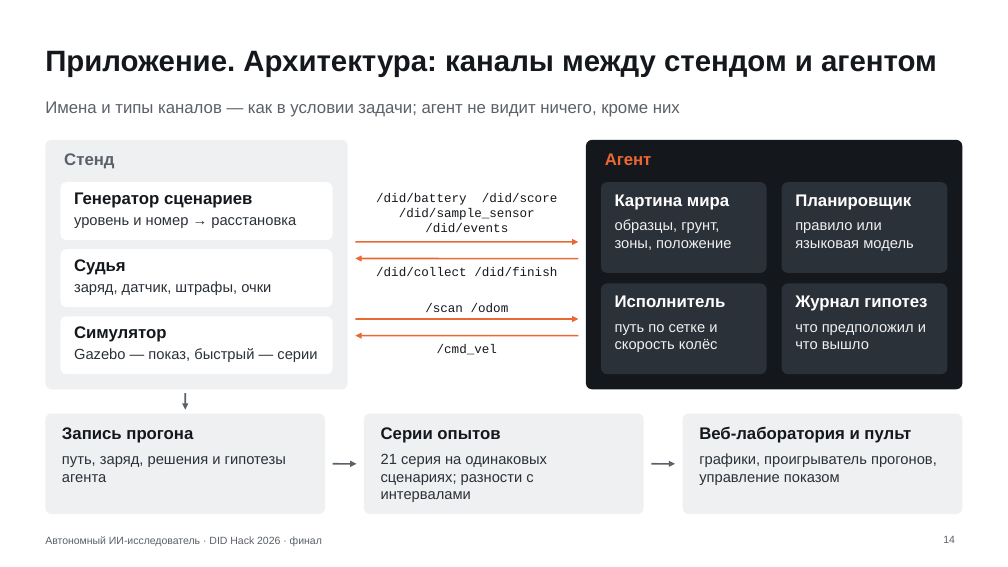
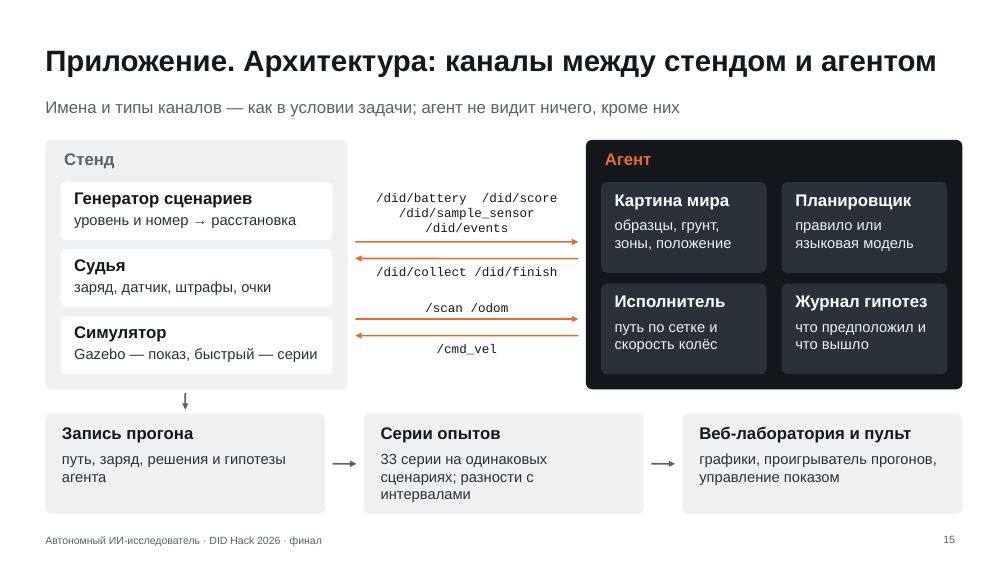
Before and after one commit to Mput13/did-hack, a slide deck: slide 15 of presentation/final.pptx (slide 14 before the commit). Drawn at 1008x567 pixels with LibreOffice and Linux fonts; fonts in the diff are those of the drawing. Boxes give left, top, right and bottom in pixels: in the first picture for what was removed or moved away, otherwise in the second. Text is boxed around its words. In the diff, an @@ line names an element or a change of style, - is before the commit and + after.

```diff
--- a/presentation/final.pptx
+++ b/presentation/final.pptx
@@ text at bbox=[381, 453, 548, 502]: text changed @@
-21 серия на одинаковых сценариях; разности с интервалами
+33 серии на одинаковых сценариях; разности с интервалами
@@ page number at bbox=[943, 536, 955, 543]: text changed @@
-14
+15
```
Also in this commit, not shown: 10 other slides changed, 3 slides added, 2 slides removed, 20 other files.
